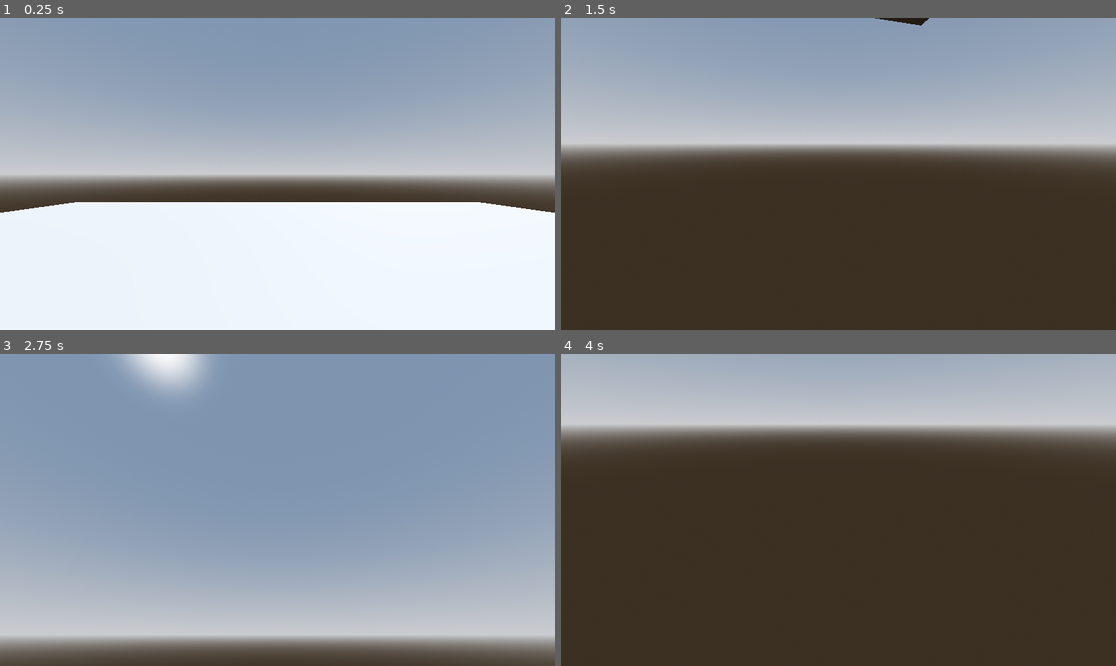
Above: before the commit, frames 1-4 (two rows, left to right).
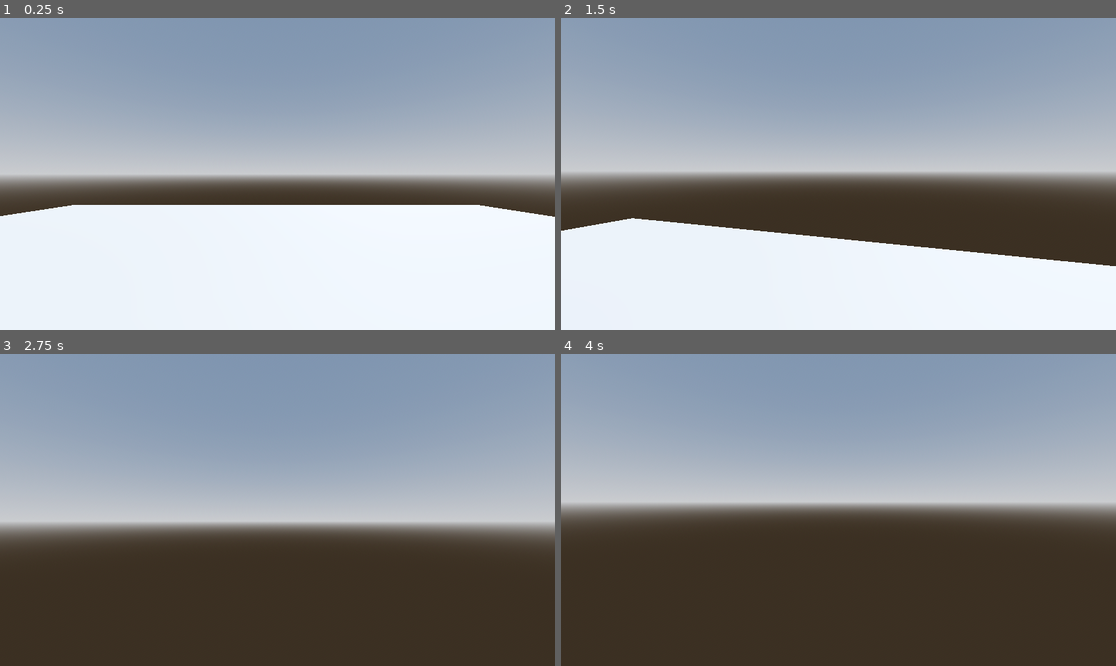
Above: after the commit, the same moments.

Repository: MikaelVV/tunnelsgame
Game: Godot game, scene res://Scenes/testworld.tscn
The game is run twice, just before and just after one commit, with the same random seed, the same clock (stepped at 60 frames per second) and the same inputs.
Inputs (mouse positions are in pixels of both pictures, inside the frame that each line leads up to):
- Up to frame 1 (0.25 s): no input
- Up to frame 2 (1.5 s): move the mouse to (866, 174) at 0.52 s; hold Shift (sprint) 0.53-1.28 s; hold W (up) from 0.53 s (still down); tap Space (jump) at 0.77 s; move the mouse to (810, 174) at 1.27 s; tap Shift (sprint) at 1.35 s
- Up to frame 3 (2.75 s): keep holding W (up); tap Space (jump) at 1.52 s; move the mouse to (288, 503) at 2.02 s; hold Shift (sprint) from 2.03 s (still down)
- Up to frame 4 (4 s): keep holding W (up); tap Enter at 2.75 s; move the mouse to (832, 516) at 2.77 s; release Shift (sprint) at 2.78 s; tap Shift (sprint) at 2.85 s; tap Space (jump) at 3.02, 3.5, 3.77 s; move the mouse to (877, 513) at 3.52 s; hold Shift (sprint) from 3.53 s (still down)

The runs differ from the first frame. In frame 1, 0.9% of the frame differs, in the area x 0-100%, y 59-64%; in frame 2, 45%; in frame 3, 66%, in the area x 0-100%, y 0-100%; in frame 4, 53%.

Commit message:
Camera movement and head bob

Diff:
--- /dev/null
+++ b/Scenes/PauseMenu.tscn
@@ -0,0 +1,3 @@
+[gd_scene format=3 uid="uid://ceup16hxdkkex"]
+
+[node name="PauseMenu" type="Node2D"]
--- a/Scenes/testworld.tscn
+++ b/Scenes/testworld.tscn
@@ -31,6 +31,7 @@
 
 [node name="CSGBox3D" type="CSGBox3D" parent="."]
 transform = Transform3D(20, 0, 0, 0, 0.5, 0, 0, 0, 20, 0, 0, 0)
+use_collision = true
 
 [node name="Player" type="CharacterBody3D" parent="."]
 transform = Transform3D(1, 0, 0, 0, 1, 0, 0, 0, 1, 0, 1.3806567, 0)
--- a/Scripts/PlayerController.gd
+++ b/Scripts/PlayerController.gd
@@ -1,9 +1,15 @@
 extends CharacterBody3D
 
+var speed
+const WALK_SPEED = 5.0
+const SPRINT_SPEED = 8.0
+const JUMP_VELOCITY = 4.5
+const SENSITIVITY = 0.005
 
-const SPEED = 5.0
-const JUMP_VELOCITY = 4.5
-const SENSITIVITY = 0.05
+#Headbob variablet
+const BOB_FREQ = 2.0
+const BOB_AMP = 0.08
+var t_bob = 0.0
 
 var gravity = 9.8
 
@@ -28,15 +34,33 @@
 	if Input.is_action_just_pressed("jump") and is_on_floor():
 		velocity.y = JUMP_VELOCITY
 
+	if Input.is_action_pressed("sprint"):
+		speed = SPRINT_SPEED
+	else:
+		speed = WALK_SPEED
+
 	# Get the input direction and handle the movement/deceleration.
 	# As good practice, you should replace UI actions with custom gameplay actions.
 	var input_dir := Input.get_vector("left", "right", "up", "down")
-	var direction := (transform.basis * Vector3(input_dir.x, 0, input_dir.y)).normalized()
-	if direction:
-		velocity.x = direction.x * SPEED
-		velocity.z = direction.z * SPEED
+	var direction = (head.transform.basis * Vector3(input_dir.x, 0, input_dir.y)).normalized()
+	if is_on_floor():
+		if direction:
+			velocity.x = direction.x * speed
+			velocity.z = direction.z * speed
+		else:
+			velocity.x = lerp(velocity.x, direction.x * speed, delta * 7.0)
+			velocity.z = lerp(velocity.z, direction.x * speed, delta * 7.0)
 	else:
-		velocity.x = 0.0
-		velocity.z = 0.0
+		velocity.x = lerp(velocity.x, direction.x * speed, delta * 2.5)
+		velocity.z = lerp(velocity.z, direction.x * speed, delta * 2.5)
+
+	t_bob += delta * velocity.length() * float(is_on_floor())
+	camera.transform.origin = _headbob(t_bob)
 
 	move_and_slide()
+
+func _headbob(time) -> Vector3:
+	var pos = Vector3.ZERO
+	pos.y = sin(time * BOB_FREQ) * BOB_AMP
+	pos.x = cos(time * BOB_FREQ / 2) * BOB_AMP
+	return pos
